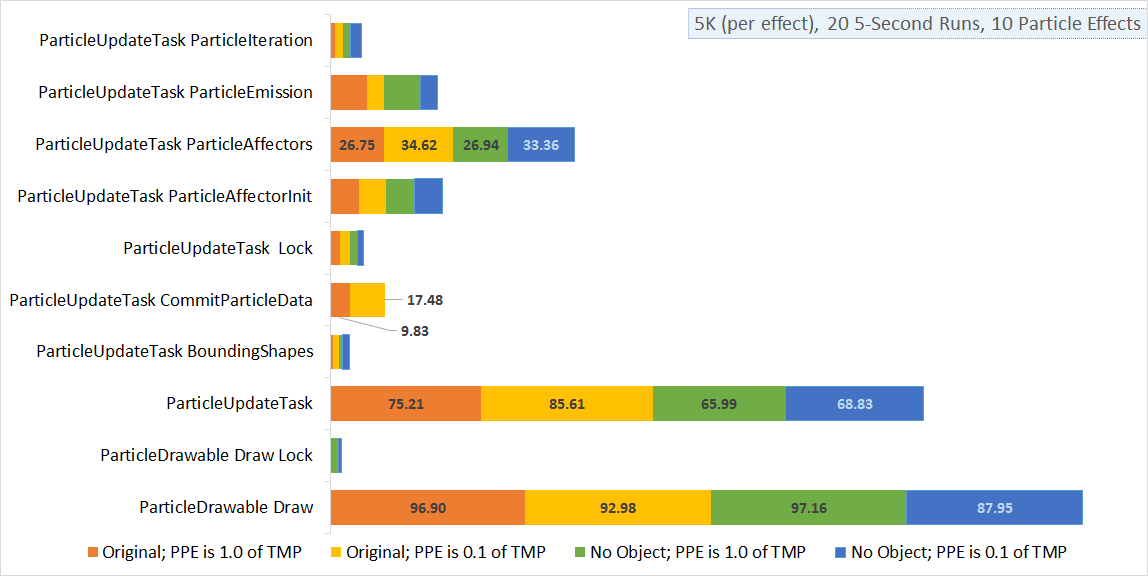
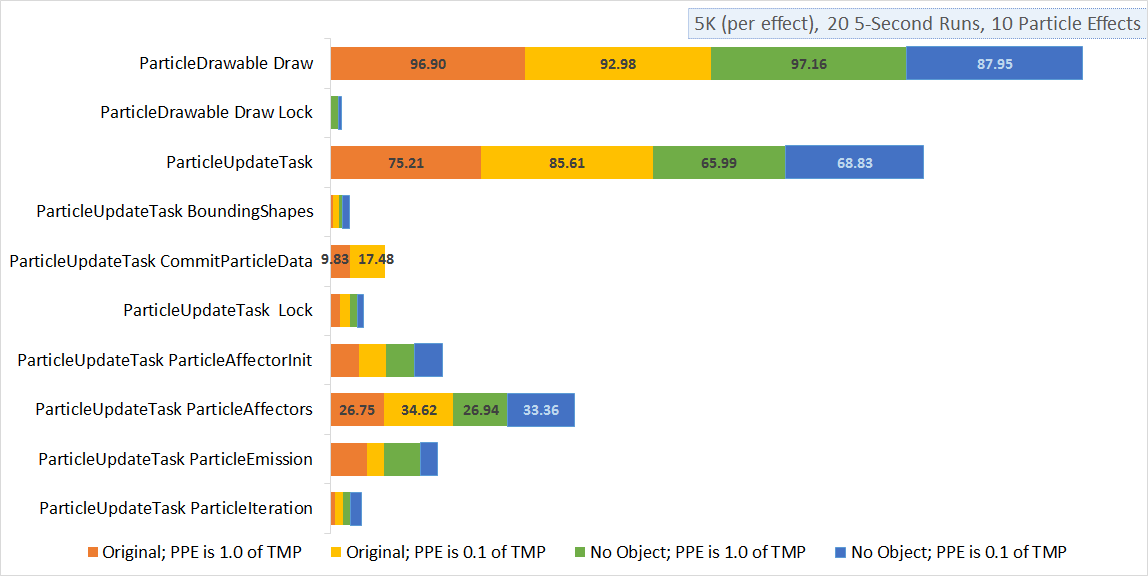
Layered file, before and after one edit (1148x576). Changes by layer:
added layer "Layer 4" above "Layer 3" over [10, 14, 1083, 526]
